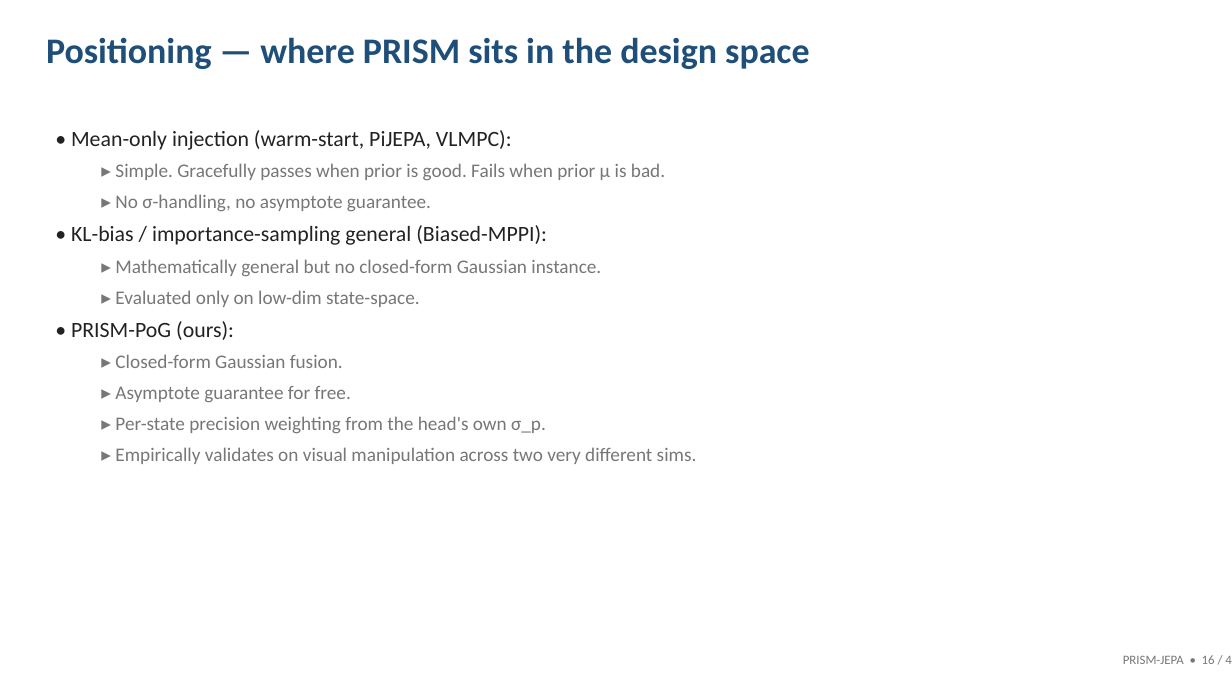
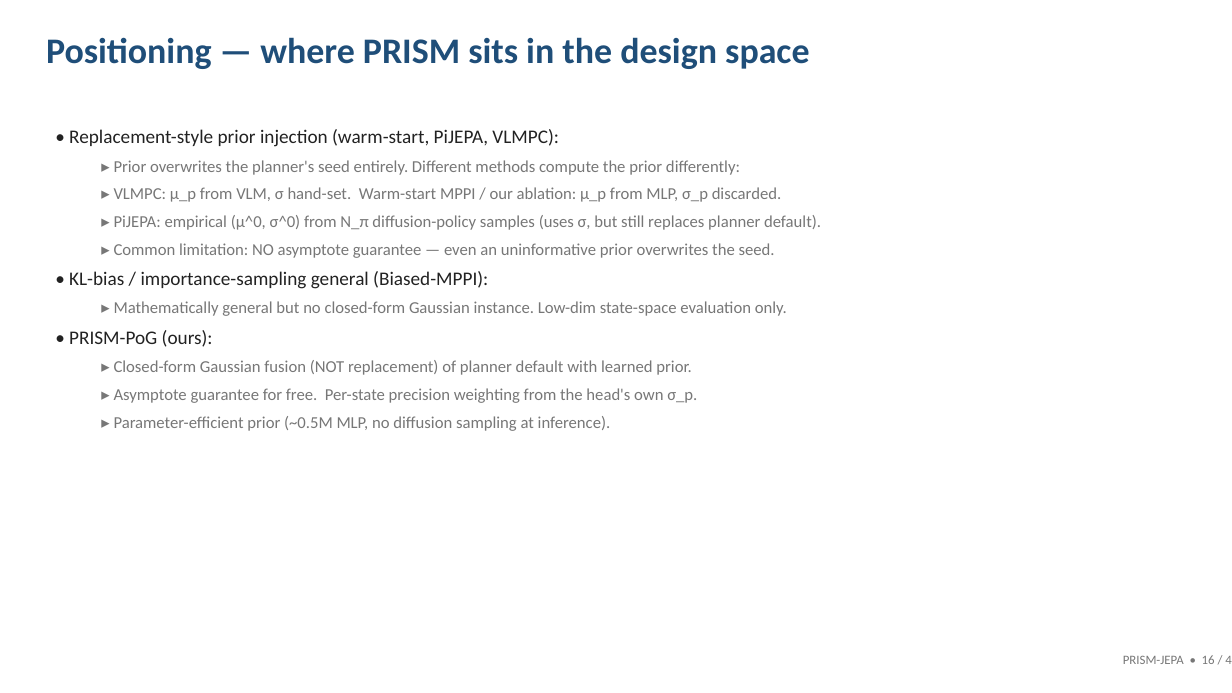
Before and after one commit to yomama2311/prism-ben, a slide deck: slide 16 of prism_jepa_slides.pptx. Drawn at 1232x693 pixels with LibreOffice and Linux fonts; fonts in the diff are those of the drawing. Boxes give left, top, right and bottom in pixels: in the first picture for what was removed or moved away, otherwise in the second. Text is boxed around its words. In the diff, an @@ line names an element or a change of style, - is before the commit and + after.

```diff
--- a/prism_jepa_slides.pptx
+++ b/prism_jepa_slides.pptx
@@ text at [69, 129, 821, 258]: text changed; size 15 to 13 pt @@
-• Mean-only injection (warm-start, PiJEPA, VLMPC):
-  ▸ Simple. Gracefully passes when prior is good. Fails when prior μ is bad.
-  ▸ No σ-handling, no asymptote guarantee.
+• Replacement-style prior injection (warm-start, PiJEPA, VLMPC):
+  ▸ Prior overwrites the planner's seed entirely. Different methods compute the prior differently:
+  ▸ VLMPC: μ_p from VLM, σ hand-set. Warm-start MPPI / our ablation: μ_p from MLP, σ_p discarded.
+  ▸ PiJEPA: empirical (μ^0, σ^0) from N_π diffusion-policy samples (uses σ, but still replaces planner default).
+  ▸ Common limitation: NO asymptote guarantee — even an uninformative prior overwrites the seed.
@@ text at [69, 271, 488, 347]: size 17 to 15 pt in "• KL-bias / importance-sampling general (Biased-MPPI):", "• PRISM-PoG (ours):" @@
@@ text at [114, 301, 787, 316]: text changed; size 15 to 13 pt @@
-  ▸ Mathematically general but no closed-form Gaussian instance.
-  ▸ Evaluated only on low-dim state-space.
+  ▸ Mathematically general but no closed-form Gaussian instance. Low-dim state-space evaluation only.
@@ text at [114, 360, 697, 431]: text changed; size 15 to 13 pt @@
-  ▸ Closed-form Gaussian fusion.
-  ▸ Asymptote guarantee for free.
-  ▸ Per-state precision weighting from the head's own σ_p.
-  ▸ Empirically validates on visual manipulation across two very different sims.
+  ▸ Closed-form Gaussian fusion (NOT replacement) of planner default with learned prior.
+  ▸ Asymptote guarantee for free. Per-state precision weighting from the head's own σ_p.
+  ▸ Parameter-efficient prior (~0.5M MLP, no diffusion sampling at inference).
```
Also in this commit, not shown: 2 other slides changed, 1 slide added, 1 slide removed, 2 other files.
